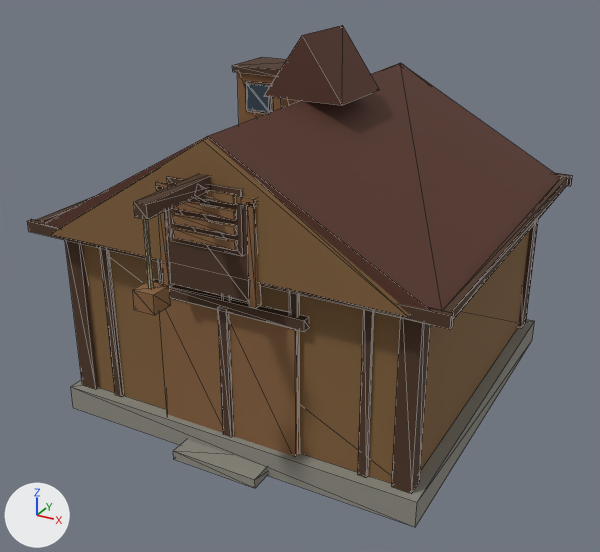
Renders of the glTF model assets/models/storage.glb from each side of a commit.
Rendered twice from a 50 mm camera at (5.79, -11.25, 7.36) aimed at (0.11, -0.91, 2.19). The lights are fixed; the arrows at lower left show +X, +Y and +Z. The older version comes first. Mesh edges are drawn as thin lines. Vertices at exactly the same position are counted once.

Objects in the first picture: 'storage'.
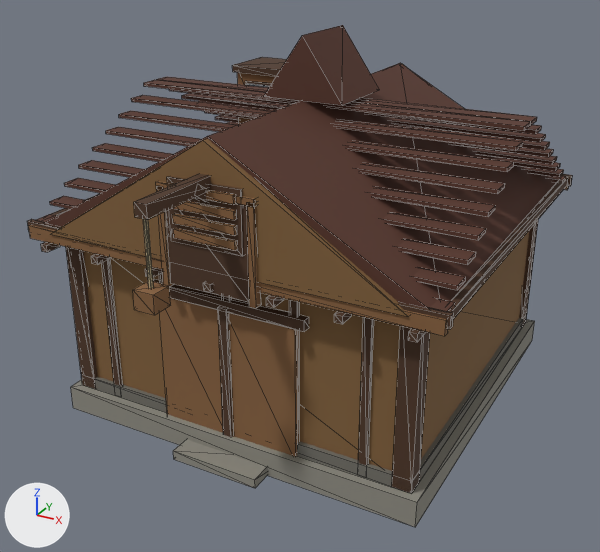
Edits to the bpy script that builds the scene:
```text
Add mat_stonedark:
    mat_stonedark = principled_material('StoneDark')
    mat_stonedark.base_color = (0.163, 0.155, 0.133)  # grey #706e66
    mat_stonedark.roughness = 0.9
Change me_storage:
    used by ob_storage; location = (0.0, 0.0, 0.0)
    remove me_storage.from_pydata(...)  # 360 vertices, 536 faces; spans x -3.24..3.24, y -4.47..3.15, z 0.0..5.76
    add me_storage.from_pydata(...)  # 672 vertices, 1004 faces; spans x -3.24..3.24, y -4.47..3.21, z 0.0..5.76
    me_storage part 1: a new loose piece, a box spanning x -2.9..-2.79, y -3.21..-2.95, z 2.84..2.95, in mat_wood (brown #4c3321)
    me_storage part 2: a new loose piece, a box spanning x -1.95..-1.85, y -3.21..-2.95, z 2.84..2.95, in mat_wood (brown #4c3321)
    me_storage part 3: a new loose piece, a box spanning x -1.0..-0.89, y -3.21..-2.95, z 2.84..2.95, in mat_wood (brown #4c3321)
    me_storage part 4: a new loose piece, a box spanning x -0.05..0.05, y -3.21..-2.95, z 2.84..2.95, in mat_wood (brown #4c3321)
    me_storage part 5: a new loose piece, a box spanning x 0.89..1.0, y -3.21..-2.95, z 2.84..2.95, in mat_wood (brown #4c3321)
    me_storage part 6: a new loose piece, a box spanning x 1.85..1.95, y -3.21..-2.95, z 2.84..2.95, in mat_wood (brown #4c3321)
    me_storage part 7: a new loose piece, a box spanning x 2.79..2.9, y -3.21..-2.95, z 2.84..2.95, in mat_wood (brown #4c3321)
    me_storage part 8: a new loose piece, a box spanning x -3.2..3.2, y -3.125..-3.035, z 2.95..3.15, in mat_woodlight (brown #87613d)
    me_storage part 9: a new loose piece, a box spanning x -3.165..3.165, y -3.031..-2.731, z 3.15..3.205, in mat_roofdark (brown #573326)
    me_storage part 10: a new loose piece, a box spanning x -3.165..3.165, y -2.692..-2.392, z 3.344..3.399, in mat_roofdark (brown #573326)
    me_storage part 11: a new loose piece, a box spanning x -3.165..3.165, y -2.353..-2.053, z 3.539..3.594, in mat_roofdark (brown #573326)
    me_storage part 12: a new loose piece, a box spanning x -3.165..3.165, y -2.014..-1.714, z 3.733..3.788, in mat_roofdark (brown #573326)
    me_storage part 13: a new loose piece, a box spanning x -3.165..3.165, y -1.675..-1.375, z 3.928..3.982, in mat_roofdark (brown #573326)
    me_storage part 14: a new loose piece, a box spanning x -3.165..3.165, y -1.336..-1.036, z 4.122..4.177, in mat_roofdark (brown #573326)
    me_storage part 15: a new loose piece, a box spanning x -3.165..3.165, y -0.997..-0.697, z 4.316..4.371, in mat_roofdark (brown #573326)
    me_storage part 16: a new loose piece, a box spanning x -3.165..3.165, y -0.658..-0.358, z 4.511..4.566, in mat_roofdark (brown #573326)
    me_storage part 17: a new loose piece, a box spanning x -3.165..3.165, y -0.319..-0.019, z 4.705..4.76, in mat_roofdark (brown #573326)
    me_storage part 18: a new loose piece, a box spanning x -3.165..3.165, y 2.731..3.031, z 3.15..3.205, in mat_roofdark (brown #573326)
    me_storage part 19: 72 vertices added at x -3.16..3.16, y -2.82..2.82, z 0.4..4.76
    other edits to the shape of me_storage do not show in these pictures
    add me_storage.materials.append(mat_stonedark)  # grey #706e66
```

Changed parts and their boxes (x1, y1, x2, y2) in the pictures (600 x 552 px):
part 1 of me_storage, added
    after: (41, 242, 60, 252)
part 2 of me_storage, added
    after: (91, 254, 110, 265)
part 3 of me_storage, added
    after: (145, 267, 162, 277)
part 4 of me_storage, added
    after: (203, 282, 212, 292)
part 5 of me_storage, added
    after: (266, 295, 284, 307)
part 6 of me_storage, added
    after: (334, 311, 352, 324)
part 7 of me_storage, added
    after: (408, 329, 425, 342)
part 8 of me_storage, added
    after: (28, 225, 448, 336)
part 9 of me_storage, added
    after: (37, 214, 455, 311)
part 10 of me_storage, added
    after: (50, 196, 466, 290)
part 11 of me_storage, added
    after: (64, 178, 476, 264)
part 12 of me_storage, added
    after: (79, 160, 486, 240)
part 13 of me_storage, added
    after: (92, 143, 496, 216)
part 14 of me_storage, added
    after: (106, 127, 505, 194)
part 15 of me_storage, added
    after: (119, 111, 514, 172)
part 16 of me_storage, added
    after: (131, 95, 522, 151)
part 17 of me_storage, added
    after: (144, 80, 531, 131)
part 18 of me_storage, added
    after: (551, 175, 567, 182)
part 19 of me_storage, added
    after: (66, 77, 564, 494)
